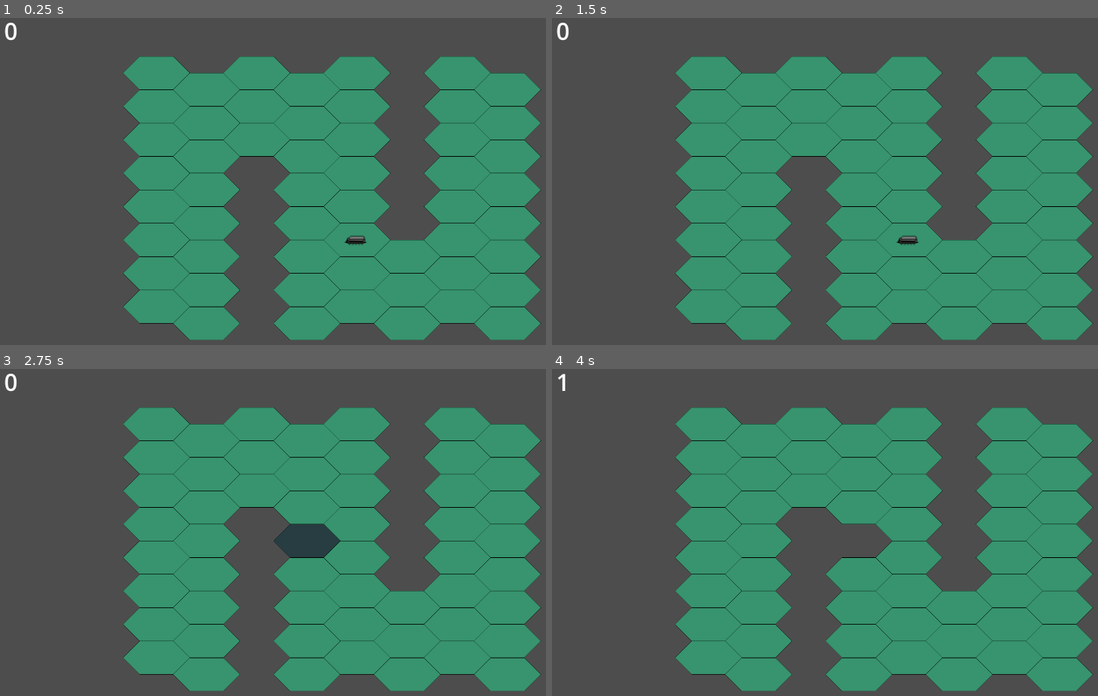
Above: before the commit, frames 1-4 (two rows, left to right).
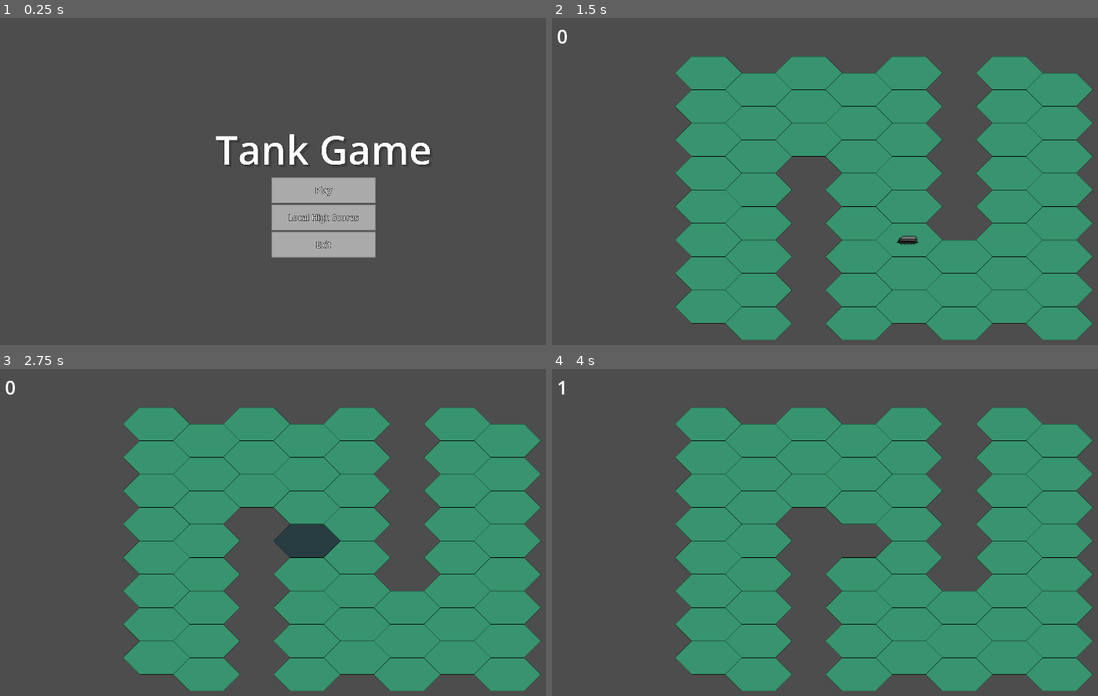
Above: after the commit, the same moments.

Repository: BobWizardLad/Tonk-Game
Game: Godot game, scene res://game_manager.tscn
The game is run twice, just before and just after one commit, with the same random seed, the same clock (stepped at 60 frames per second) and the same inputs. Before the commit the project starts from res://game.tscn.
Inputs (mouse positions are in pixels of both pictures, inside the frame that each line leads up to):
- Up to frame 1 (0.25 s): no input
- Up to frame 2 (1.5 s): click (874, 217) at 0.5 s, where only the run after the commit has a clickable "Local High Scores"; click (874, 191) at 1.25 s, where only the run after the commit has a clickable "Play"
- Up to frame 3 (2.75 s): tap Enter at 2 s; hold Right (ui_right) from 2.03 s (still down)
- Up to frame 4 (4 s): release Right (ui_right) at 2.78 s; hold Down (ui_down) 2.78-3.53 s; tap Space at 3.5 s; hold Right (ui_right) from 3.53 s (still down)

The runs differ from the first frame. In frame 1, 52% of the frame differs, in the area x 0-100%, y 1-99%; in frame 2, less than 0.1%; in frame 3, less than 0.1%; in frame 4, less than 0.1%.

Commit message:
Main Menu Routing
Main Menu and routing into the main game.

Diff:
--- /dev/null
+++ b/Title_Theme.tres
@@ -0,0 +1,11 @@
+[gd_resource type="Theme" format=3 uid="uid://dx3mf0lypmtom"]
+
+[resource]
+Label/colors/font_color = Color(1, 1, 1, 1)
+Label/colors/font_outline_color = Color(0, 0, 0, 1)
+Label/colors/font_shadow_color = Color(0.231373, 0.231373, 0.231373, 0.835294)
+Label/constants/outline_size = 4
+Label/constants/shadow_offset_x = 9
+Label/constants/shadow_offset_y = 9
+Label/constants/shadow_outline_size = 3
+Label/font_sizes/font_size = 152
--- /dev/null
+++ b/button_theme.tres
@@ -0,0 +1,39 @@
+[gd_resource type="Theme" load_steps=4 format=3 uid="uid://c8ic43h2818k"]
+
+[sub_resource type="StyleBoxFlat" id="StyleBoxFlat_u3unx"]
+bg_color = Color(0.666667, 0.666667, 0.666667, 1)
+border_width_left = 8
+border_width_top = 8
+border_width_right = 8
+border_width_bottom = 8
+border_color = Color(0.296602, 0.296602, 0.296602, 1)
+border_blend = true
+corner_detail = 6
+
+[sub_resource type="StyleBoxFlat" id="StyleBoxFlat_77kki"]
+bg_color = Color(0.666667, 0.666667, 0.666667, 1)
+border_width_left = 4
+border_width_top = 4
+border_width_right = 4
+border_width_bottom = 4
+border_color = Color(0.4, 0.4, 0.4, 1)
+border_blend = true
+corner_detail = 6
+
+[sub_resource type="StyleBoxFlat" id="StyleBoxFlat_x313n"]
+bg_color = Color(0.466667, 0.466667, 0.466667, 1)
+border_width_left = 4
+border_width_top = 4
+border_width_right = 4
+border_width_bottom = 4
+border_color = Color(0.266667, 0.266667, 0.266667, 1)
+border_blend = true
+corner_detail = 6
+
+[resource]
+Button/colors/font_outline_color = Color(0, 0, 0, 1)
+Button/constants/outline_size = 5
+Button/font_sizes/font_size = 32
+Button/styles/hover = SubResource("StyleBoxFlat_u3unx")
+Button/styles/normal = SubResource("StyleBoxFlat_77kki")
+Button/styles/pressed = SubResource("StyleBoxFlat_x313n")
--- a/game.gd
+++ b/game.gd
@@ -3,6 +3,9 @@
 @export var PLAYER: CharacterBody2D
 @export var LEVELHANDLER: LevelHandler
 @export var SCORE: Label
+
+var save_filepath = "res://highscores.json"
+var scores: Array
 
 var score: int = 0
 var game_active: bool = true
--- a/game.tscn
+++ b/game.tscn
@@ -15,7 +15,7 @@
 script = ExtResource("1_patat")
 PLAYER = NodePath("Player")
 LEVELHANDLER = NodePath("LevelHandler")
-SCORE = NodePath("UI/Score")
+SCORE = NodePath("Score")
 
 [node name="LevelHandler" type="Node2D" parent="." node_paths=PackedStringArray("current_map")]
 script = ExtResource("1_5lpea")
@@ -40,12 +40,11 @@
 position = Vector2(-63, 4)
 zoom = Vector2(0.8, 0.8)
 
-[node name="UI" type="CanvasLayer" parent="."]
-
-[node name="Score" type="Label" parent="UI"]
-offset_left = 32.0
-offset_right = 73.0
-offset_bottom = 99.0
+[node name="Score" type="Label" parent="."]
+offset_left = -1220.0
+offset_top = -638.0
+offset_right = -1179.0
+offset_bottom = -539.0
 theme_override_font_sizes/font_size = 72
 text = "0"
 
--- /dev/null
+++ b/game_manager.gd
@@ -0,0 +1,15 @@
+extends Node2D
+
+# Called when the node enters the scene tree for the first time.
+func _ready() -> void:
+	pass
+
+func _on_play_button_down() -> void:
+	$MainMenu.hide()
+	$Game.show()
+
+func _on_local_high_score_button_down() -> void:
+	pass
+
+func _on_exit_button_down() -> void:
+	get_tree().quit()
--- /dev/null
+++ b/game_manager.tscn
@@ -0,0 +1,19 @@
+[gd_scene load_steps=4 format=3 uid="uid://chcwiivcy6erh"]
+
+[ext_resource type="Script" path="res://game_manager.gd" id="1_pnys1"]
+[ext_resource type="PackedScene" uid="uid://dqq8em5x4pex" path="res://main_menu.tscn" id="2_a114l"]
+[ext_resource type="PackedScene" uid="uid://dm4j0qfcuf2f2" path="res://game.tscn" id="3_1n7e0"]
+
+[node name="GameManager" type="Node2D"]
+script = ExtResource("1_pnys1")
+
+[node name="MainMenu" parent="." instance=ExtResource("2_a114l")]
+
+[node name="Game" parent="." instance=ExtResource("3_1n7e0")]
+visible = false
+
+[connection signal="button_down" from="MainMenu/VBoxContainer/Play" to="." method="_on_play_button_down"]
+[connection signal="button_down" from="MainMenu/VBoxContainer/LocalHighScore" to="." method="_on_local_high_score_button_down"]
+[connection signal="button_down" from="MainMenu/VBoxContainer/Exit" to="." method="_on_exit_button_down"]
+
+[editable path="MainMenu"]
--- /dev/null
+++ b/main_menu.tscn
@@ -0,0 +1,51 @@
+[gd_scene load_steps=3 format=3 uid="uid://dqq8em5x4pex"]
+
+[ext_resource type="Theme" uid="uid://dx3mf0lypmtom" path="res://Title_Theme.tres" id="1_j0oat"]
+[ext_resource type="Theme" uid="uid://c8ic43h2818k" path="res://button_theme.tres" id="2_fs5m8"]
+
+[node name="MainMenu" type="Control"]
+layout_mode = 3
+anchors_preset = 15
+anchor_right = 1.0
+anchor_bottom = 1.0
+grow_horizontal = 2
+grow_vertical = 2
+
+[node name="VBoxContainer" type="VBoxContainer" parent="."]
+layout_mode = 1
+anchors_preset = 14
+anchor_top = 0.5
+anchor_right = 1.0
+anchor_bottom = 0.5
+offset_top = -87.5
+offset_bottom = 87.5
+grow_horizontal = 2
+grow_vertical = 2
+
+[node name="Label" type="Label" parent="VBoxContainer"]
+layout_mode = 2
+theme = ExtResource("1_j0oat")
+text = "Tank Game"
+horizontal_alignment = 1
+
+[node name="Play" type="Button" parent="VBoxContainer"]
+custom_minimum_size = Vector2(400, 100)
+layout_mode = 2
+size_flags_horizontal = 4
+theme = ExtResource("2_fs5m8")
+text = "Play"
+
+[node name="LocalHighScore" type="Button" parent="VBoxContainer"]
+custom_minimum_size = Vector2(400, 100)
+layout_mode = 2
+size_flags_horizontal = 4
+theme = ExtResource("2_fs5m8")
+text = "Local High Scores
+"
+
+[node name="Exit" type="Button" parent="VBoxContainer"]
+custom_minimum_size = Vector2(400, 100)
+layout_mode = 2
+size_flags_horizontal = 4
+theme = ExtResource("2_fs5m8")
+text = "Exit"
--- a/project.godot
+++ b/project.godot
@@ -11,7 +11,7 @@
 [application]
 
 config/name="test-tonk"
-run/main_scene="res://game.tscn"
+run/main_scene="res://game_manager.tscn"
 config/features=PackedStringArray("4.3", "GL Compatibility")
 config/icon="res://icon.svg"
 
